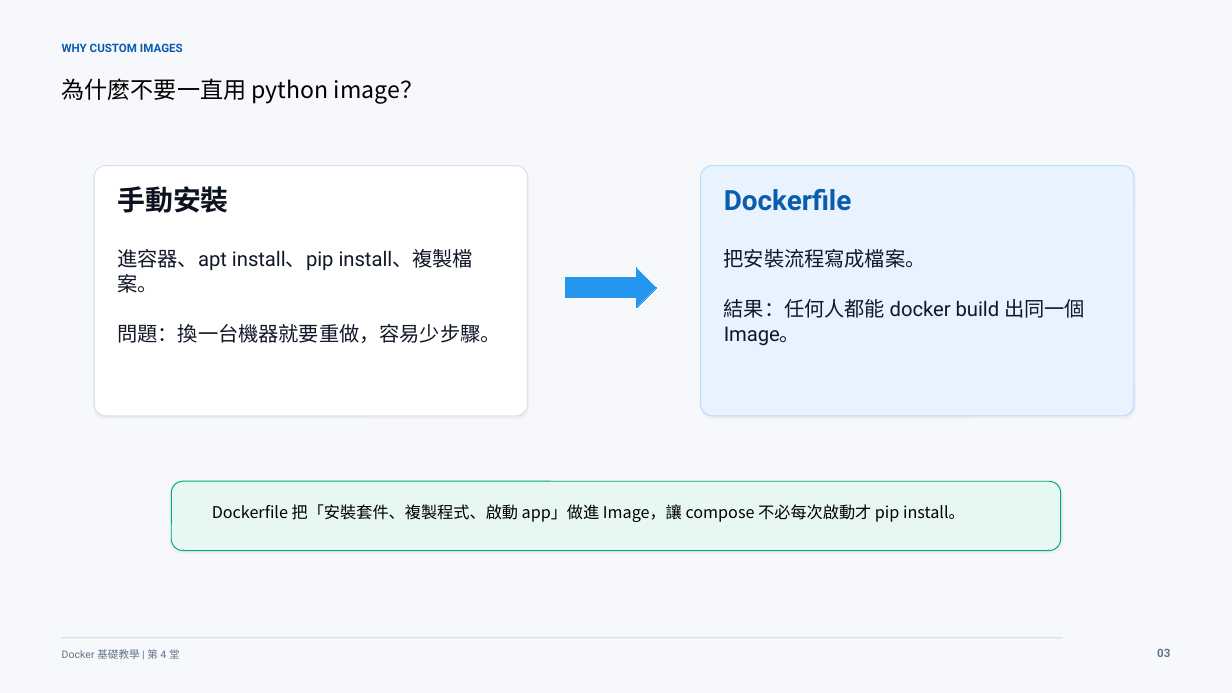
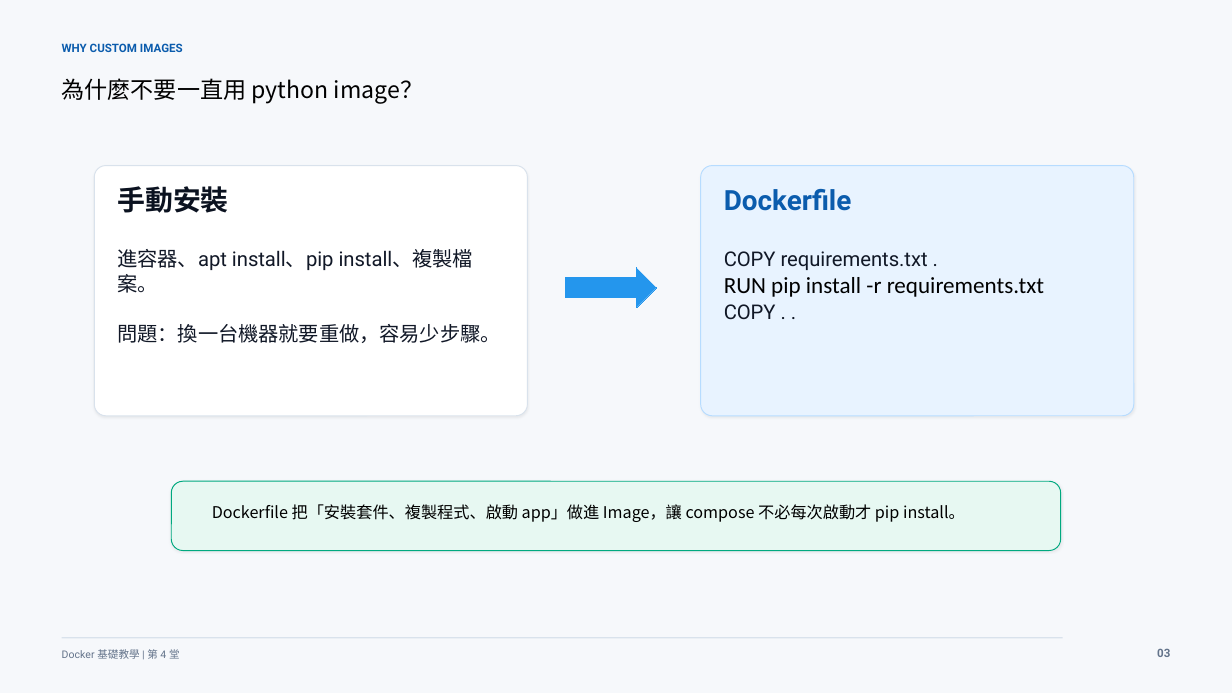
Before and after one commit to lalalalaluk/docker-practice, a slide deck: slide 3 of slides/docker-session4-custom-image-dockerhub.pptx. Drawn at 1232x693 pixels with LibreOffice and Linux fonts; fonts in the diff are those of the drawing. Boxes give left, top, right and bottom in pixels: in the first picture for what was removed or moved away, otherwise in the second. Text is boxed around its words. In the diff, an @@ line names an element or a change of style, - is before the commit and + after.

```diff
--- a/slides/docker-session4-custom-image-dockerhub.pptx
+++ b/slides/docker-session4-custom-image-dockerhub.pptx
@@ text at (724, 251, 1044, 319): text changed; size 15.8 to 18 pt; font Roboto to Calibri; text colour #111827 to #000000 @@
-把安裝流程寫成檔案。
-結果：任何人都能 docker build 出同一個 Image。
+COPY requirements.txt .
+RUN pip install -r requirements.txt
+COPY . .
```
Also in this commit, not shown: 14 other slides changed, 3 slides added, 31 slides removed, 2 other files.
